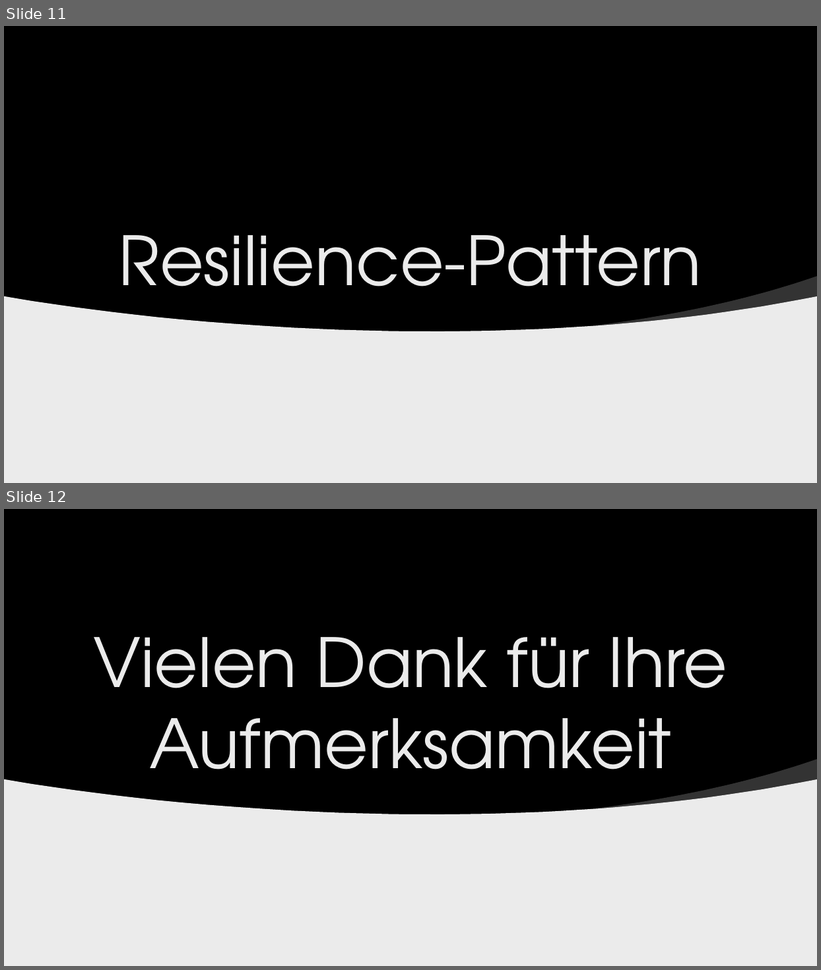
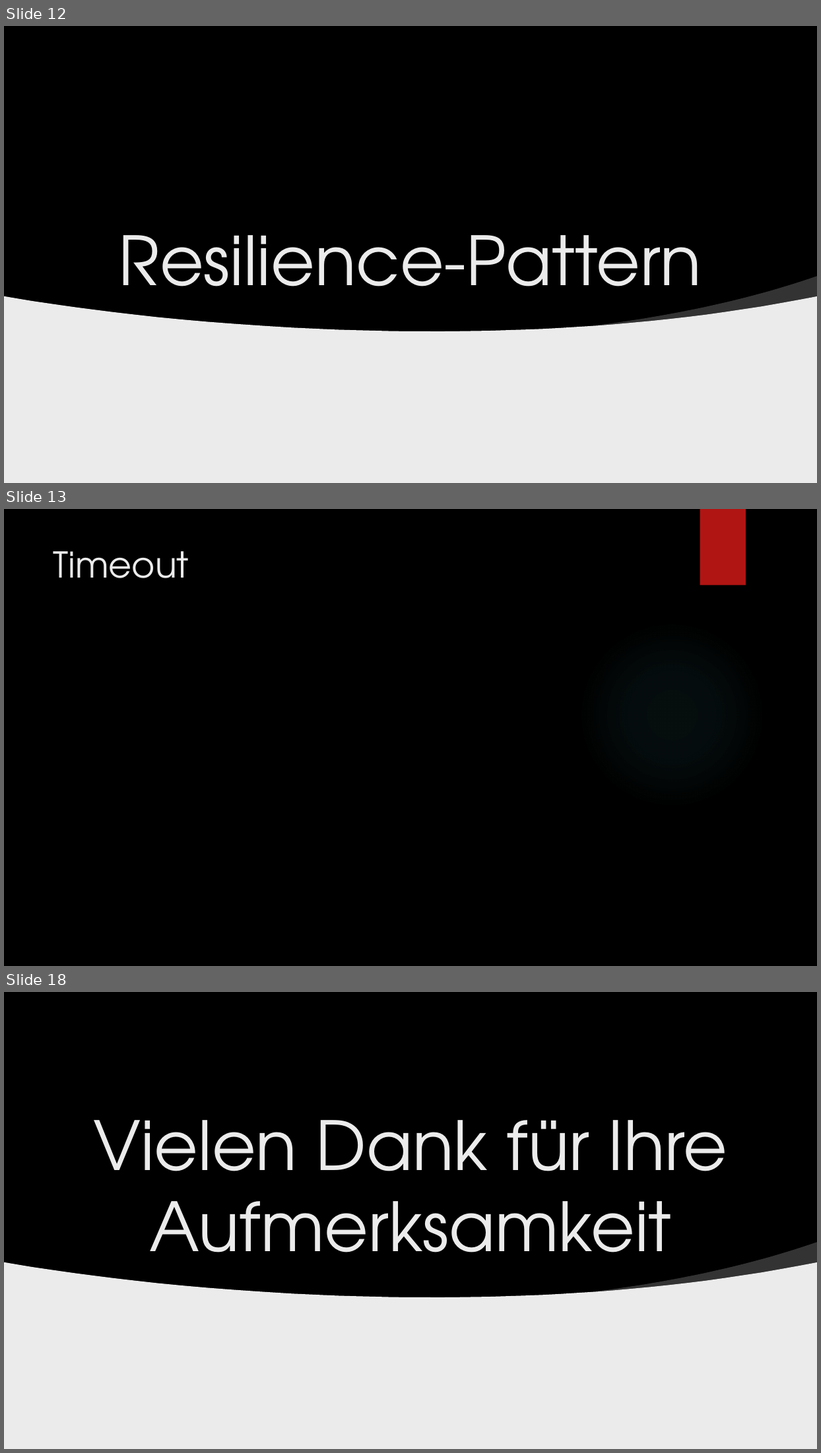
Before and after one commit to der10pm/gca, a slide deck: GCA_Abschlusspraesi_Szablewski_Linnenbaum.pptx. Shown one above the other, each under a label of ours: slides 11 and 12 before the commit, slides 12, 13 and 18 after it; the slides between them are not shown. The pictures are 821x970 and 821x1453 pixels, drawn with LibreOffice and Linux fonts; fonts in the diff are those of the drawing; grey boxes stand for pictures; background and template pictures are left out. Boxes give left, top, right and bottom in pixels: in the first picture for what was removed or moved away, otherwise in the second. Text is boxed around its words. In the diff, an @@ line names an element or a change of style, - is before the commit and + after.

```diff
--- a/GCA_Abschlusspraesi_Szablewski_Linnenbaum.pptx
+++ b/GCA_Abschlusspraesi_Szablewski_Linnenbaum.pptx
@@ slide 13 added at [4,509,817,966], background picture (left out) @@
@@ rectangle added at [700,509,746,586], fill #B01513 @@
@@ title added at [54,551,189,578], 42 pt, text #EBEBEB @@
+Timeout
@@ ellipse added at [578,621,766,809], fill gradient #50B9C1 @@
@@ what was slide 11 is now slide 12 @@
@@ what was slide 12 is now slide 18 @@
```
Also in this commit, not shown: 6 other slides added, 1 slide removed, 1 other file.
